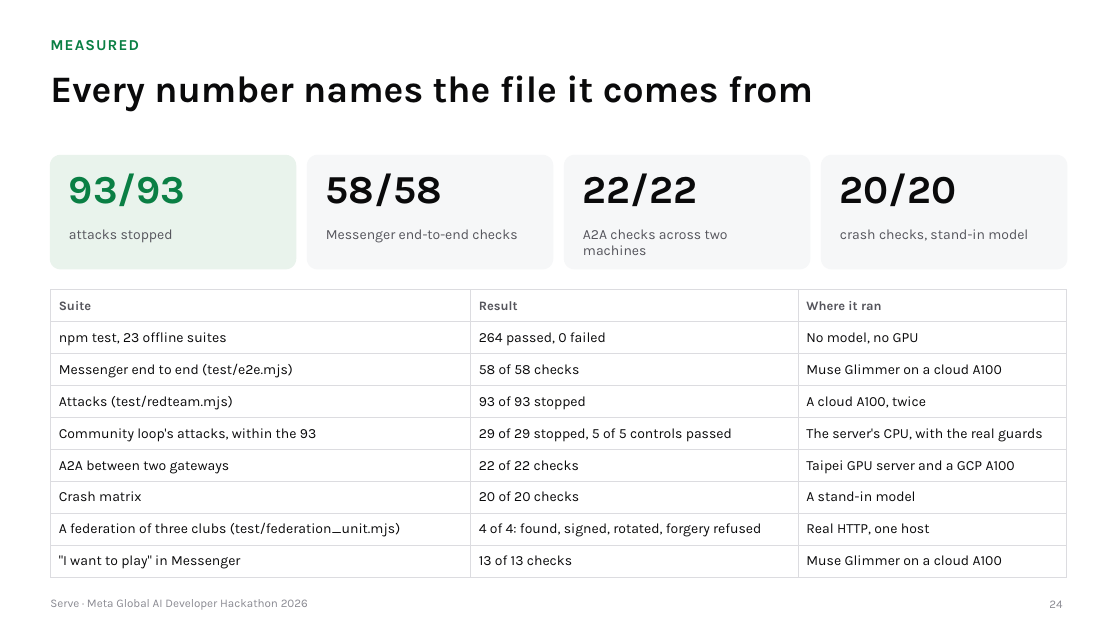
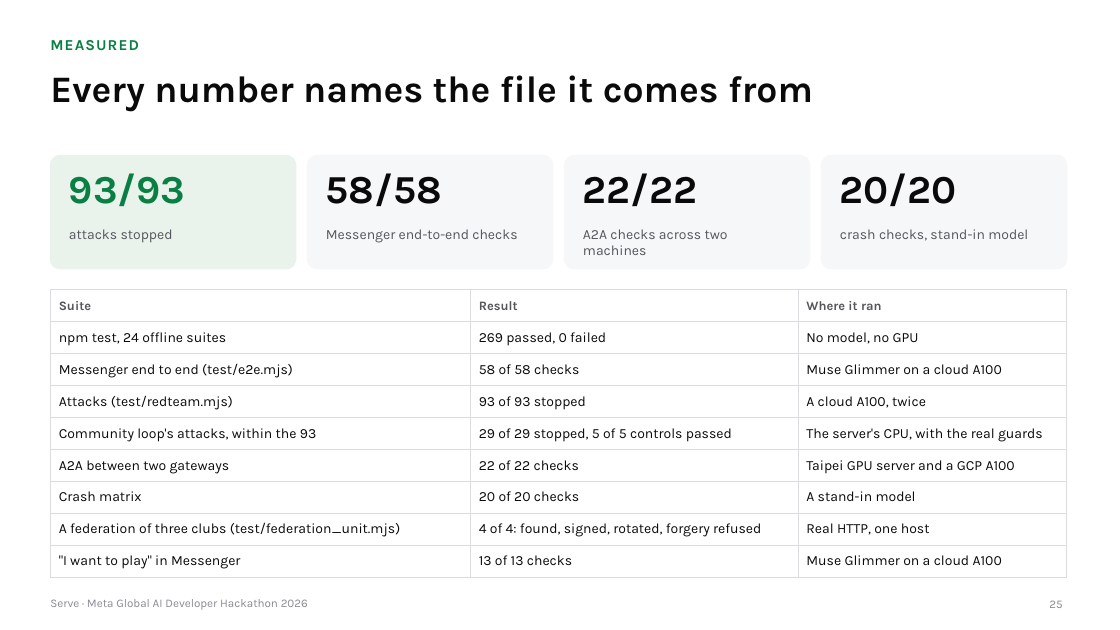
Before and after one commit to gino6178/serve-meta-hackathon, a slide deck: slide 25 of video/deck/Serve_Meta_deck.pptx (slide 24 before the commit). Drawn at 1120x630 pixels with LibreOffice and Linux fonts; fonts in the diff are those of the drawing. Boxes give left, top, right and bottom in pixels: in the first picture for what was removed or moved away, otherwise in the second. Text is boxed around its words. In the diff, an @@ line names an element or a change of style, - is before the commit and + after.

```diff
--- a/video/deck/Serve_Meta_deck.pptx
+++ b/video/deck/Serve_Meta_deck.pptx
@@ table at (50, 290, 1067, 573) @@
-row 2, column 1: npm test, 23 offline suites
+row 2, column 1: npm test, 24 offline suites
-row 2, column 2: 264 passed, 0 failed
+row 2, column 2: 269 passed, 0 failed
@@ page number at (1049, 600, 1062, 608): text changed @@
-24
+25
```
Also in this commit, not shown: 1 other slide changed, 1 slide added, 6 other files.
